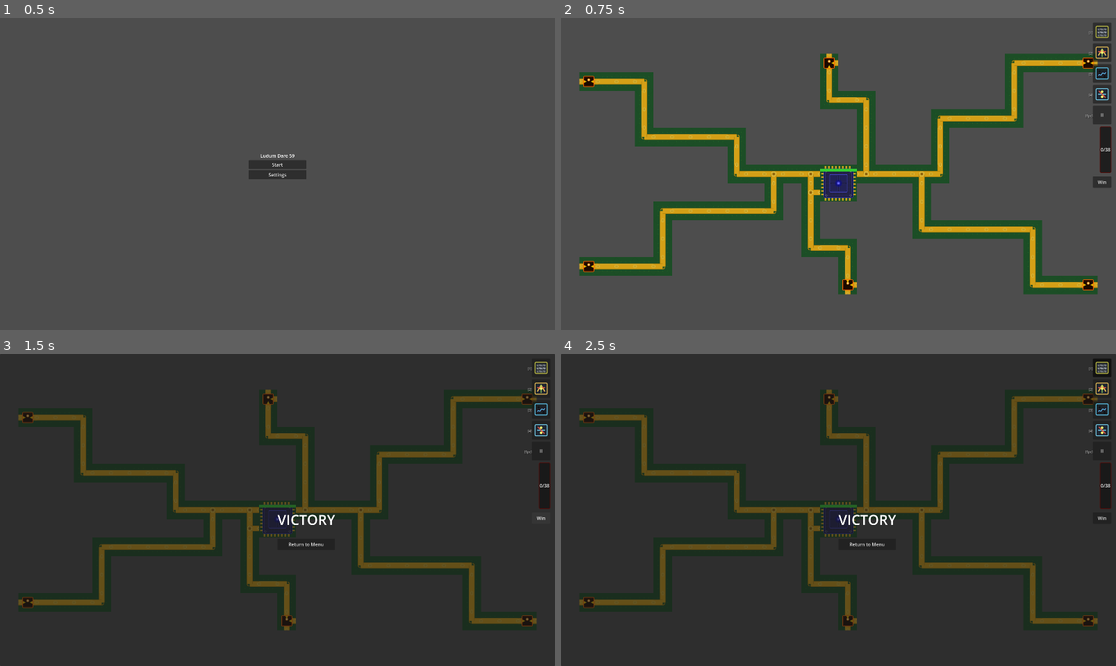
Above: before the commit, frames 1-4 (two rows, left to right).
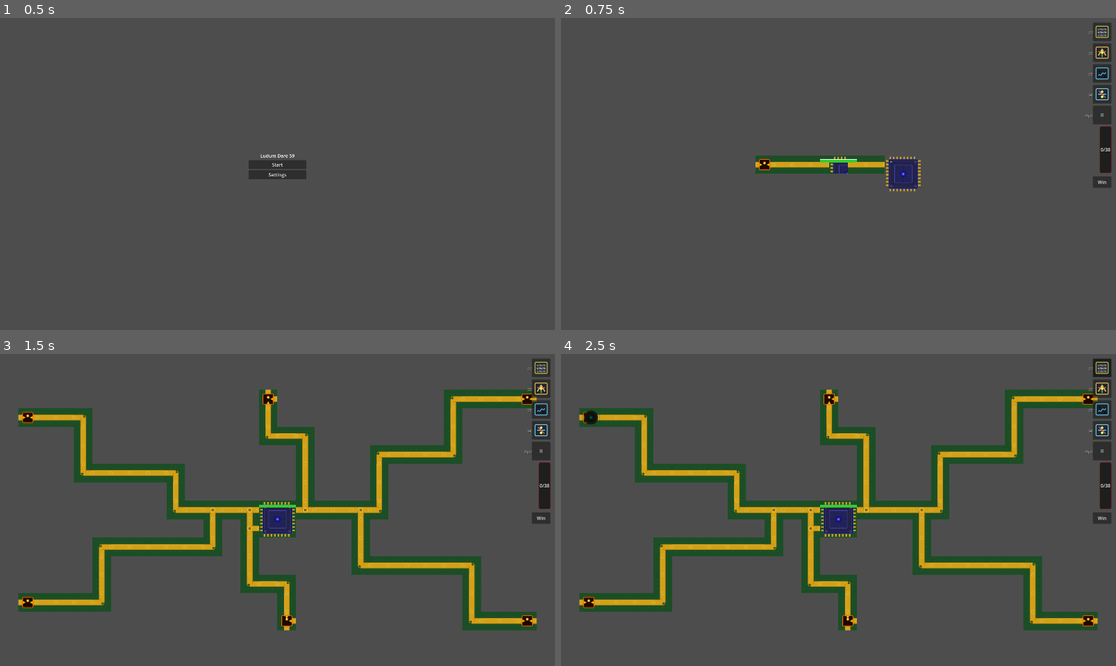
Above: after the commit, the same moments.

Repository: ProfessorLayton322/ldjam_59
Game: Godot game, scene res://scenes/menu.tscn
Same seed, same stepped clock (60 frames per second), same inputs: the game is played once before the commit and once after it.
Inputs (mouse positions are in pixels of both pictures, inside the frame that each line leads up to):
- Up to frame 1 (0.5 s): no input
- Up to frame 2 (0.75 s): click "Start" at 0.5 s
- Up to frame 3 (1.5 s): click "Win" at 1.25 s
- Up to frame 4 (2.5 s): click (1104, 366) at 2 s

Frame 1 is identical in both runs. In frame 2, 18% of the frame differs, in the area x 3-97%, y 11-89%; in frame 3, 98%; in frame 4, 98%, in the area x 0-100%, y 0-100%.

Commit message:
First level tutorial

Diff:
--- a/ludum-dare-59/balance_params.tres
+++ b/ludum-dare-59/balance_params.tres
@@ -1,21 +1,19 @@
-[gd_resource type="Resource" script_class="BalanceParams" load_steps=11 format=3]
+[gd_resource type="Resource" script_class="BalanceParams" load_steps=12 format=3 uid="uid://3qxn6kw7v1p"]
 
-[ext_resource type="Script" path="res://scripts/resources/balance_params.gd" id="1_balance_params"]
-[ext_resource type="Script" path="res://scripts/resources/enemy_params.gd" id="2_enemy_params"]
+[ext_resource type="Script" uid="uid://c6csnsosm7dfa" path="res://scripts/resources/balance_params.gd" id="1_balance_params"]
+[ext_resource type="Script" uid="uid://cya641xsabq38" path="res://scripts/resources/enemy_params.gd" id="2_enemy_params"]
 [ext_resource type="Resource" path="res://scripts/resources/gate_def_barricade.tres" id="3_barricade"]
+[ext_resource type="Script" uid="uid://dc2ke2b6entve" path="res://scripts/resources/gate_definition.gd" id="3_vh0te"]
 [ext_resource type="Resource" path="res://scripts/resources/gate_def_ballista.tres" id="4_ballista"]
 [ext_resource type="Resource" path="res://scripts/resources/gate_def_tar.tres" id="5_tar"]
-[ext_resource type="Resource" path="res://scripts/resources/spawner_cfg_default.tres" id="6_spawner_cfg"]
+[ext_resource type="Resource" uid="uid://cqvhan4kpp86q" path="res://scripts/resources/spawner_cfg_default.tres" id="6_spawner_cfg"]
 [ext_resource type="Resource" path="res://scripts/resources/gate_def_divider.tres" id="7_divider"]
 
 [sub_resource type="Resource" id="EnemyParams_crytter"]
 script = ExtResource("2_enemy_params")
 id = "crytter"
-damage = 1
 max_hp = 8
 move_duration = 0.7
-can_stun_gate = false
-gate_stun_duration = 3.0
 modulate = Color(0.4, 1, 0.4, 1)
 
 [sub_resource type="Resource" id="EnemyParams_raider_stunner"]
@@ -25,7 +23,6 @@
 max_hp = 15
 move_duration = 1.0
 can_stun_gate = true
-gate_stun_duration = 3.0
 modulate = Color(0.95, 0.85, 0.2, 1)
 
 [sub_resource type="Resource" id="EnemyParams_brute"]
@@ -34,16 +31,10 @@
 damage = 4
 max_hp = 24
 move_duration = 1.5
-can_stun_gate = false
-gate_stun_duration = 3.0
 modulate = Color(1, 0.3, 0.3, 1)
 
 [resource]
 script = ExtResource("1_balance_params")
-max_temperature = 38
-cpu_hp = 20
-trigger_interval = 1.0
-gate_placement_radius = 32.0
-gate_definitions = Array[GateDefinition]([ExtResource("3_barricade"), ExtResource("4_ballista"), ExtResource("5_tar"), ExtResource("7_divider")])
-enemy_params = Array[EnemyParams]([SubResource("EnemyParams_crytter"), SubResource("EnemyParams_raider_stunner"), SubResource("EnemyParams_brute")])
+gate_definitions = Array[ExtResource("3_vh0te")]([ExtResource("3_barricade"), ExtResource("4_ballista"), ExtResource("5_tar"), ExtResource("7_divider")])
+enemy_params = Array[ExtResource("2_enemy_params")]([SubResource("EnemyParams_crytter"), SubResource("EnemyParams_raider_stunner"), SubResource("EnemyParams_brute")])
 default_spawner_cfg = ExtResource("6_spawner_cfg")
--- a/ludum-dare-59/scenes/ld_gameplay.tscn
+++ b/ludum-dare-59/scenes/ld_gameplay.tscn
@@ -2,7 +2,7 @@
 
 [ext_resource type="Script" uid="uid://dl1pahc16kaj0" path="res://scripts/demo.gd" id="1_demo"]
 [ext_resource type="Script" uid="uid://bu8e28ud0207r" path="res://scripts/spawn_enemy_manager.gd" id="2_spawn_enemy_manager"]
-[ext_resource type="Resource" path="res://scripts/resources/levels/level_02.tres" id="3_level"]
+[ext_resource type="Resource" path="res://scripts/resources/levels/level_01.tres" id="3_level"]
 
 [node name="Demo" type="Node2D"]
 script = ExtResource("1_demo")
--- /dev/null
+++ b/ludum-dare-59/scenes/levels/level_01_board.tscn
@@ -0,0 +1,79 @@
+[gd_scene load_steps=29 format=3 uid="uid://pu83ri6cy2bm"]
+
+[ext_resource type="PackedScene" uid="uid://trkvariant00" path="res://scenes/tiles/track_none.tscn" id="1_none"]
+[ext_resource type="PackedScene" uid="uid://trkvariant01" path="res://scenes/tiles/track_w.tscn" id="2_w"]
+[ext_resource type="PackedScene" uid="uid://trkvariant02" path="res://scenes/tiles/track_e.tscn" id="3_e"]
+[ext_resource type="PackedScene" uid="uid://trkvariant03" path="res://scenes/tiles/track_ew.tscn" id="4_ew"]
+[ext_resource type="PackedScene" uid="uid://trkvariant04" path="res://scenes/tiles/track_s.tscn" id="5_s"]
+[ext_resource type="PackedScene" uid="uid://trkvariant05" path="res://scenes/tiles/track_sw.tscn" id="6_sw"]
+[ext_resource type="PackedScene" uid="uid://trkvariant06" path="res://scenes/tiles/track_se.tscn" id="7_se"]
+[ext_resource type="PackedScene" uid="uid://trkvariant07" path="res://scenes/tiles/track_sew.tscn" id="8_sew"]
+[ext_resource type="PackedScene" uid="uid://trkvariant08" path="res://scenes/tiles/track_n.tscn" id="9_n"]
+[ext_resource type="PackedScene" uid="uid://trkvariant1a" path="res://scenes/tiles/track_nw.tscn" id="10_nw"]
+[ext_resource type="PackedScene" uid="uid://trkvariant0a" path="res://scenes/tiles/track_ne.tscn" id="11_ne"]
+[ext_resource type="PackedScene" uid="uid://trkvariant0b" path="res://scenes/tiles/track_new.tscn" id="12_new"]
+[ext_resource type="PackedScene" uid="uid://trkvariant0c" path="res://scenes/tiles/track_ns.tscn" id="13_ns"]
+[ext_resource type="PackedScene" uid="uid://trkvariant0d" path="res://scenes/tiles/track_nsw.tscn" id="14_nsw"]
+[ext_resource type="PackedScene" uid="uid://trkvariant0e" path="res://scenes/tiles/track_nse.tscn" id="15_nse"]
+[ext_resource type="PackedScene" uid="uid://trkvariant0f" path="res://scenes/tiles/track_nsew.tscn" id="16_nsew"]
+[ext_resource type="PackedScene" path="res://scenes/tiles/demo_spawner_top.tscn" id="17_spawner_top"]
+[ext_resource type="PackedScene" path="res://scenes/tiles/demo_spawner_bottom.tscn" id="18_spawner_bottom"]
+[ext_resource type="PackedScene" path="res://scenes/tiles/demo_spawner_middle.tscn" id="19_spawner_middle"]
+[ext_resource type="PackedScene" path="res://scenes/tiles/demo_core_8.tscn" id="20_core_8"]
+[ext_resource type="PackedScene" path="res://scenes/tiles/demo_core_9.tscn" id="21_core_9"]
+[ext_resource type="PackedScene" path="res://scenes/tiles/demo_core_13.tscn" id="22_core_13"]
+[ext_resource type="PackedScene" path="res://scenes/tiles/demo_core_14.tscn" id="23_core_14"]
+[ext_resource type="Texture2D" uid="uid://iyuh5rb657np" path="res://assets/textures/base/cpu.svg" id="24_cpu"]
+
+[sub_resource type="TileSetScenesCollectionSource" id="TileSetScenesCollectionSource_tracks"]
+resource_name = "tracks"
+scenes/0/scene = ExtResource("1_none")
+scenes/1/scene = ExtResource("2_w")
+scenes/2/scene = ExtResource("3_e")
+scenes/3/scene = ExtResource("4_ew")
+scenes/4/scene = ExtResource("5_s")
+scenes/5/scene = ExtResource("6_sw")
+scenes/6/scene = ExtResource("7_se")
+scenes/7/scene = ExtResource("8_sew")
+scenes/8/scene = ExtResource("9_n")
+scenes/9/scene = ExtResource("10_nw")
+scenes/10/scene = ExtResource("11_ne")
+scenes/11/scene = ExtResource("12_new")
+scenes/12/scene = ExtResource("13_ns")
+scenes/13/scene = ExtResource("14_nsw")
+scenes/14/scene = ExtResource("15_nse")
+scenes/15/scene = ExtResource("16_nsew")
+
+[sub_resource type="TileSetScenesCollectionSource" id="TileSetScenesCollectionSource_gameplay"]
+resource_name = "gameplay"
+scenes/0/scene = ExtResource("17_spawner_top")
+scenes/1/scene = ExtResource("18_spawner_bottom")
+scenes/2/scene = ExtResource("19_spawner_middle")
+scenes/3/scene = ExtResource("20_core_8")
+scenes/4/scene = ExtResource("21_core_9")
+scenes/5/scene = ExtResource("22_core_13")
+scenes/6/scene = ExtResource("23_core_14")
+
+[sub_resource type="TileSetAtlasSource" id="TileSetAtlasSource_cpu"]
+texture = ExtResource("24_cpu")
+texture_region_size = Vector2i(64, 64)
+0:0/0 = 0
+1:0/0 = 0
+0:1/0 = 0
+1:1/0 = 0
+
+[sub_resource type="TileSet" id="TileSet_level_01"]
+tile_size = Vector2i(64, 64)
+sources/0 = SubResource("TileSetScenesCollectionSource_tracks")
+sources/1 = SubResource("TileSetScenesCollectionSource_gameplay")
+sources/2 = SubResource("TileSetAtlasSource_cpu")
+
+[node name="Level01Board" type="Node2D"]
+
+[node name="TileMap" type="TileMap" parent="."]
+position = Vector2(448, 352)
+tile_set = SubResource("TileSet_level_01")
+format = 2
+layer_0/tile_data = PackedInt32Array(0, 0, 131072, 1, 0, 196608, 2, 0, 196608, 3, 0, 196608, 4, 0, 65536, 7, 2, 0, 65543, 2, 1, 8, 65538, 0, 65544, 65538, 1, 5, 0, 65536, 6, 0, 65536)
+layer_1/name = "Gameplay"
+layer_1/tile_data = PackedInt32Array(0, 1, 131072, 4, 1, 196608)
--- a/ludum-dare-59/scripts/level_state.gd
+++ b/ludum-dare-59/scripts/level_state.gd
@@ -1,6 +1,7 @@
 extends Node
 
 const LEVELS: Array[LevelDefinition] = [
+	preload("res://scripts/resources/levels/level_01.tres"),
 	preload("res://scripts/resources/levels/level_02.tres"),
 ]
 
--- /dev/null
+++ b/ludum-dare-59/scripts/resources/levels/level_01.tres
@@ -0,0 +1,13 @@
+[gd_resource type="Resource" script_class="LevelDefinition" load_steps=4 format=3]
+
+[ext_resource type="Script" path="res://scripts/resources/level_definition.gd" id="1_level_definition"]
+[ext_resource type="PackedScene" path="res://scenes/levels/level_01_board.tscn" id="2_board"]
+[ext_resource type="Resource" path="res://scripts/resources/spawner_cfg_default.tres" id="3_spawn_cfg"]
+
+[resource]
+script = ExtResource("1_level_definition")
+title = "Level 1"
+board_scene = ExtResource("2_board")
+expected_spawner_count = 1
+duration_seconds = 45.0
+spawn_cfg = ExtResource("3_spawn_cfg")
